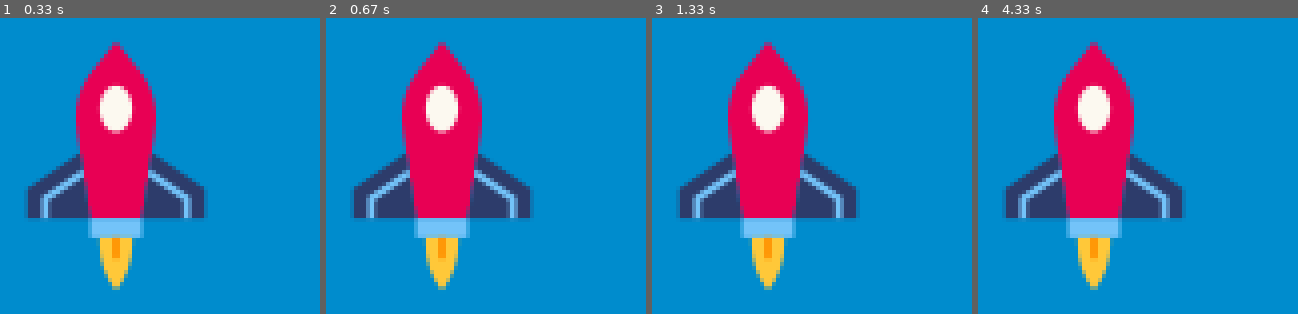
Above: before the commit, frames 1-4 (left to right).
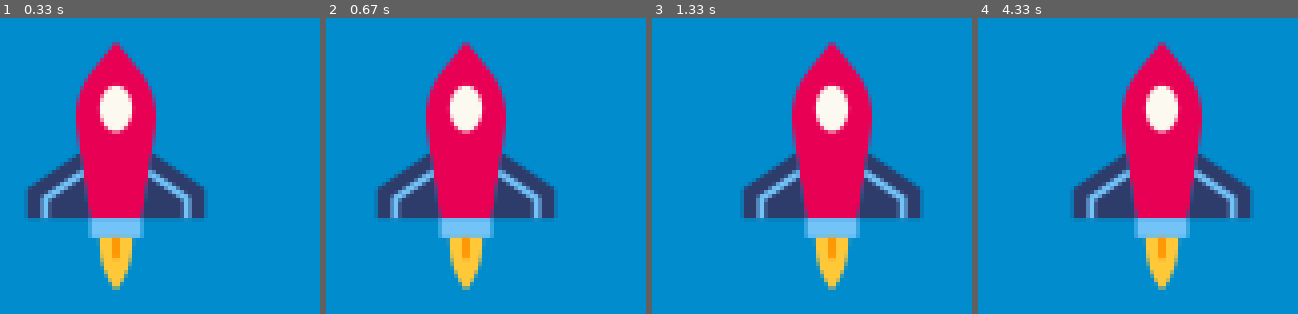
Above: after the commit, the same moments.

Repository: LF-Flores/Python-SWISE-course
Game: pygame game, started from Scripts_pygame/pygame_script.py
Two runs of this game, one before a commit and one after it. Both use one fixed random seed, a clock stepped at 60 frames per second and the inputs below.
Inputs:
- Up to frame 1 (0.33 s): no input
- Up to frame 2 (0.67 s): hold Right from 0.33 s (still down)
- Up to frame 3 (1.33 s): release Right at 0.8 s; hold Right 0.83-1.3 s
- Up to frame 4 (4.33 s): hold Left 1.33-1.87 s; hold Left 1.9-2.3 s; hold Right 2.33-2.97 s; hold Left 3-3.47 s; hold Right 3.5-3.97 s; hold Right from 4 s (still down)

Frame 1 is identical in both runs. In frame 2, 20% of the frame differs, in the area x 8-72%, y 8-92%; in frame 3, 33%; in frame 4, 33%, in the area x 8-85%, y 8-92%.

Commit message:
Movimiento del cohete

Diff:
--- a/Scripts_pygame/pygame_script.py
+++ b/Scripts_pygame/pygame_script.py
@@ -12,10 +12,11 @@
 icon = pygame.image.load("graficos/spaceship.png")
 pygame.display.set_icon(icon)  # No funcionará dependiendo del tema que usen en su SO
 
-# Posición inicial del jugador
+# Parámetros iniciales del jugador
 player_img = pygame.image.load("graficos/spaceship_player.png")
 playerX = 400 - 64/2  # La posición debe tomar en cuenta el tamaño de la imagen en sí
 playerY = 480
+speedX = 0
 
 # Controlador del while para apertura y cerradura de la ventana
 running = True
@@ -29,14 +30,39 @@
     for event in pygame.event.get():  # <-- Recolector de eventos que suceden en CADA
                                       #     iteración del while
 
+        """
+        TIPOS DE EVENTOS:
+        - QUIT: Cerrar el juego
+        - KEYDOWN: Alguna tecla presionada
+        - KEYUP: Alguna tecla levantada
+        """
         # Cerrar el juego cuando el evento recibido sea el de salir de la ventana
         if event.type == pygame.QUIT:
             running = False
 
-    ## Actualización de la pantalla
-    # Red, Green, Blue
+        # Reacción a teclas presionadas
+        if event.type == pygame.KEYDOWN:
+            if event.key == pygame.K_LEFT:
+                speedX = -0.3
+            if event.key == pygame.K_RIGHT:
+                speedX = +0.3
+
+        # Reacción a teclas levantadas
+        if event.type == pygame.KEYUP:
+            if event.key in {pygame.K_LEFT, pygame.K_RIGHT}:
+                speedX = 0
+
+    """
+    ACTUALIZACIÓN DE LA PANTALLA:
+    - Fondo
+    - Posición del jugador
+    """
+    # Fondo: Red, Green, Blue
     screen.fill((0, 140, 205))
 
-    # acción del jugador
+    # Posición del jugador
+    playerX += speedX*1
     player(playerX, playerY)
+
+    # Actualizando los cambios
     pygame.display.update()
